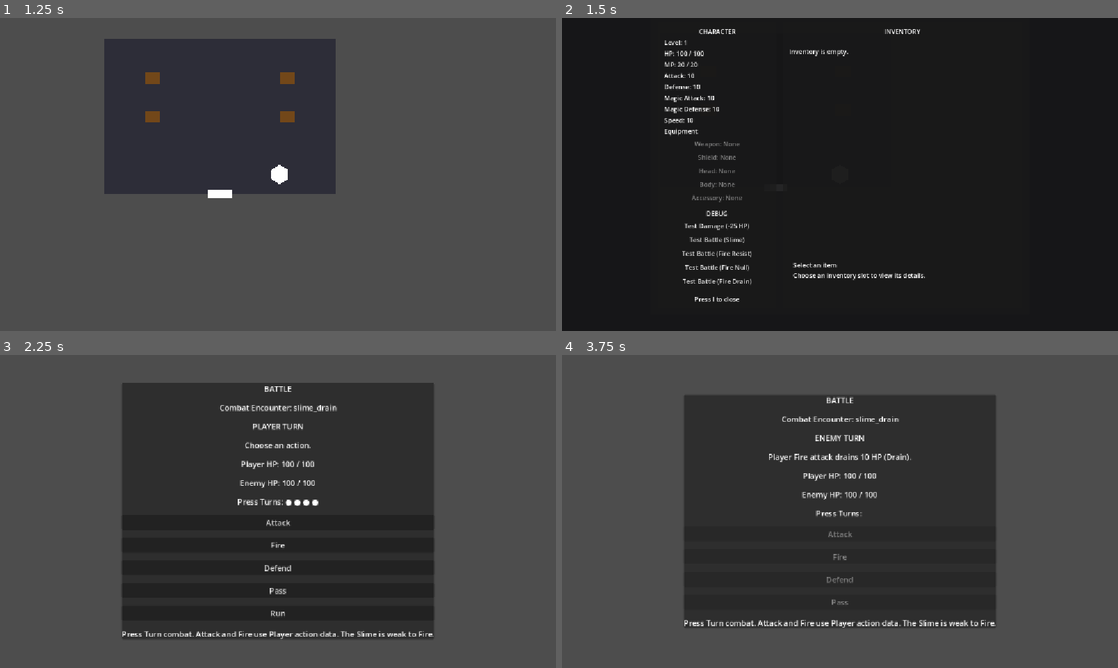
Above: before the commit, frames 1-4 (two rows, left to right).
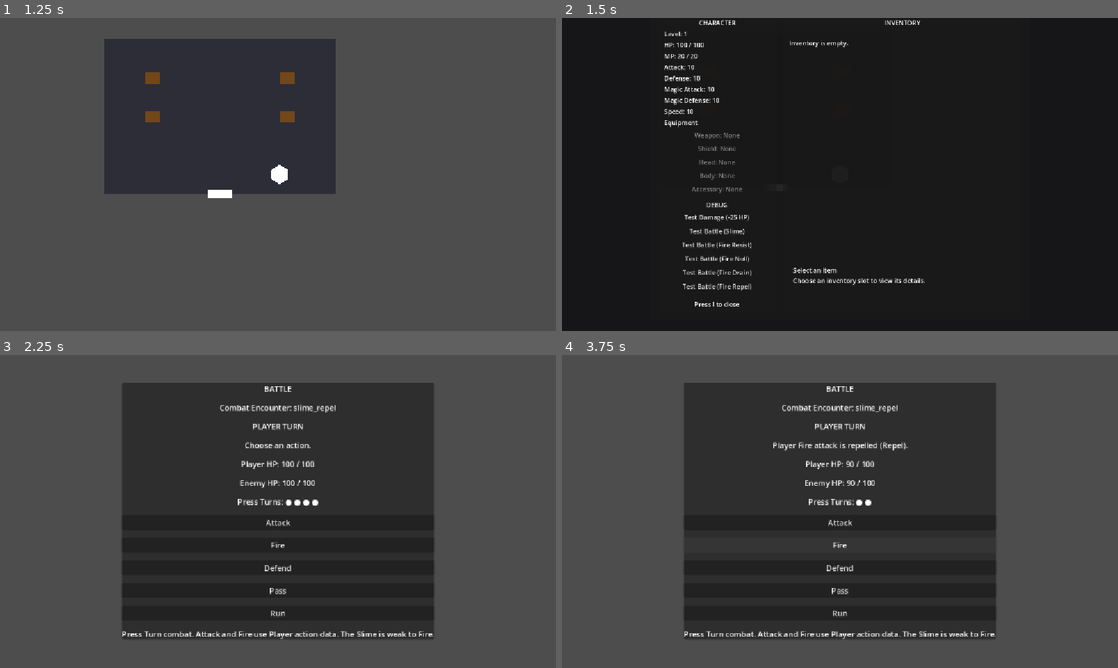
Above: after the commit, the same moments.

Repository: salexume94-pixel/Scripts
Game: Godot game, scene res://scenes/World.tscn
Two runs of this game, one before a commit and one after it. Both use one fixed random seed, a clock stepped at 60 frames per second and the inputs below.
Inputs (mouse positions are in pixels of both pictures, inside the frame that each line leads up to):
- Up to frame 1 (1.25 s): tap Enter at 0.5 s; hold Right (ui_right) from 0.53 s (still down); tap E at 0.6 s
- Up to frame 2 (1.5 s): release Right (ui_right) at 1.28 s; hold Down (ui_down) from 1.28 s (still down); tap I at 1.35 s
- Up to frame 3 (2.25 s): release Down (ui_down) at 2 s; click (155, 624) at 2 s, where only the run after the commit has a clickable "Test Battle (Fire Repel)"
- Up to frame 4 (3.75 s): click "Attack" at 2.75 s; click "Fire" at 3.5 s

Frame 1 is identical in both runs. In frame 2, 4.0% of the frame differs, in the area x 18-66%, y 0-93%; in frame 3, less than 0.1%; in frame 4, 6.6%, in the area x 22-78%, y 8-91%.

Commit message:
Add Fire Repel debug button

Diff:
--- a/ui/InventoryCharacterHUD.tscn
+++ b/ui/InventoryCharacterHUD.tscn
@@ -151,6 +151,10 @@
 layout_mode = 2
 text = "Test Battle (Fire Drain)"
 
+[node name="TestRepelBattleButton" type="Button" parent="Screen/Panel/Margin/Columns/CharacterPanel/CharacterMargin/CharacterVBox/DebugPanel/DebugMargin/DebugVBox"]
+layout_mode = 2
+text = "Test Battle (Fire Repel)"
+
 [node name="Spacer" type="Control" parent="Screen/Panel/Margin/Columns/CharacterPanel/CharacterMargin/CharacterVBox"]
 layout_mode = 2
 size_flags_vertical = 3
